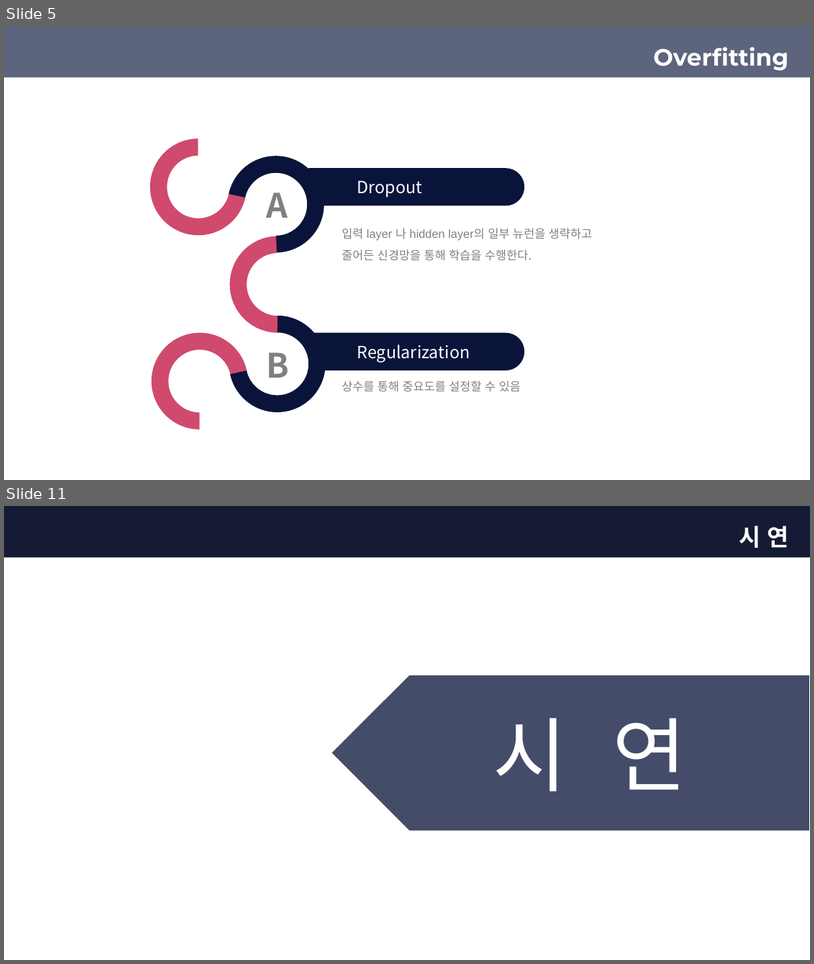
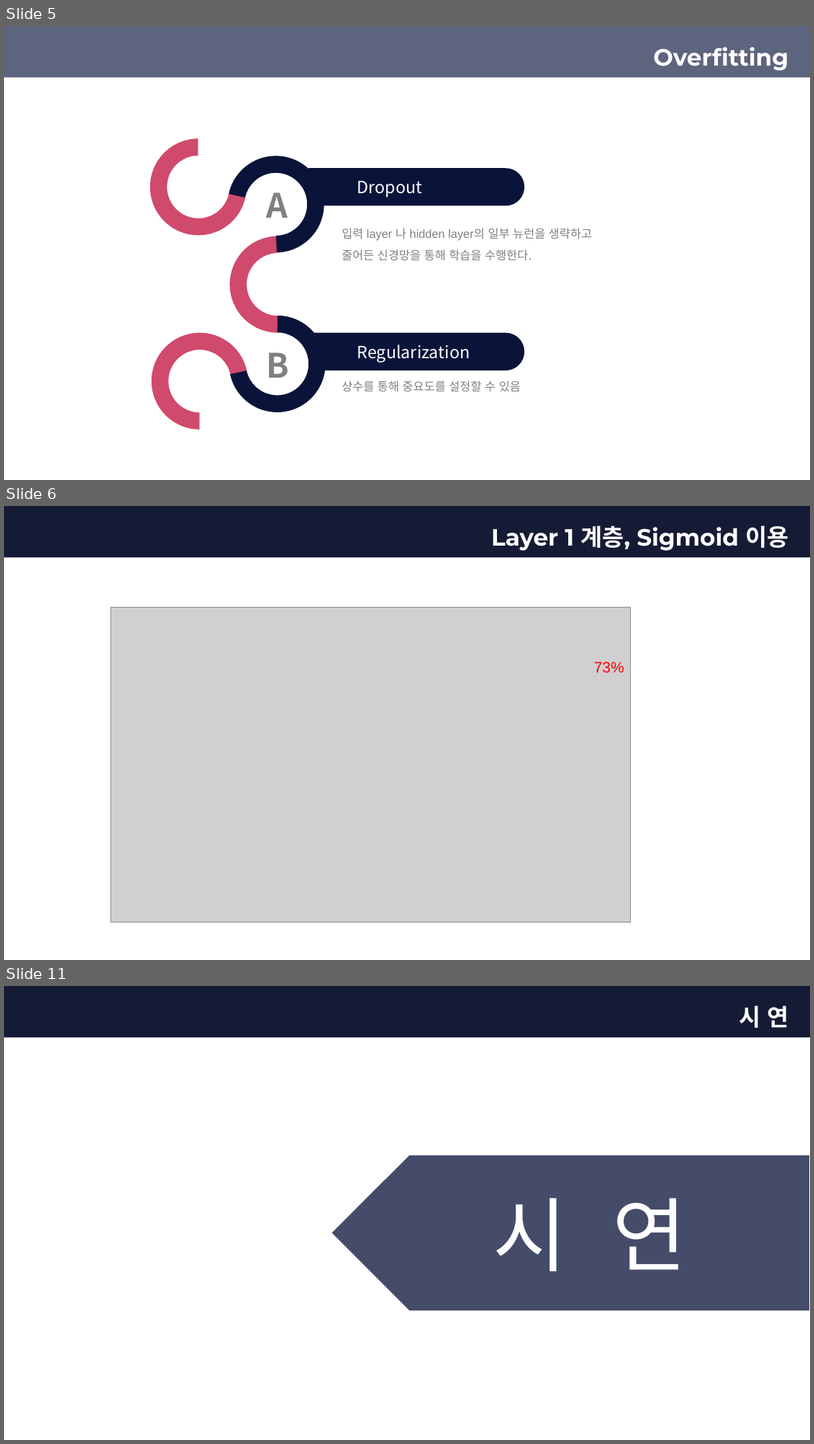
Before and after one commit to devGW/MNIST, a slide deck: ppt/인공지능 MNIST 발표(정건우).pptx. Shown one above the other, each under a label of ours: slides 5 and 11 before the commit, slides 5, 6 and 11 after it; the slides between them are not shown. The pictures are 814x964 and 814x1444 pixels, drawn with LibreOffice and Linux fonts; fonts in the diff are those of the drawing; grey boxes stand for pictures; background and template pictures are left out; a plain dark background stands for a picture behind light text. Boxes give left, top, right and bottom in pixels: in the first picture for what was removed or moved away, otherwise in the second. Text is boxed around its words. In the diff, an @@ line names an element or a change of style, - is before the commit and + after.

Commit message:
refactor : 정확도 상승
Mnist 정확도 올라가는 과정을 나타내는 그래프 ( tensorboard 이용 )
Tensorboard log file작성

```diff
--- a/ppt/인공지능 MNIST 발표(정건우).pptx
+++ b/ppt/인공지능 MNIST 발표(정건우).pptx
@@ slide 6 added at (4, 506, 810, 960), background picture (left out); not listed: 2 template elements that a slide beside it also shows @@
@@ title added at (491, 525, 789, 551), 28 pt, text #FFFFFF, bold @@
+Layer 1 계층, Sigmoid 이용
@@ picture added at (111, 607, 630, 922) @@
@@ text added at (594, 662, 625, 672), 18 pt, text #FF0000 @@
+73%
```
Also in this commit, not shown: 3 slides changed, 3 other slides added, 4 slides removed, 16 other files.
